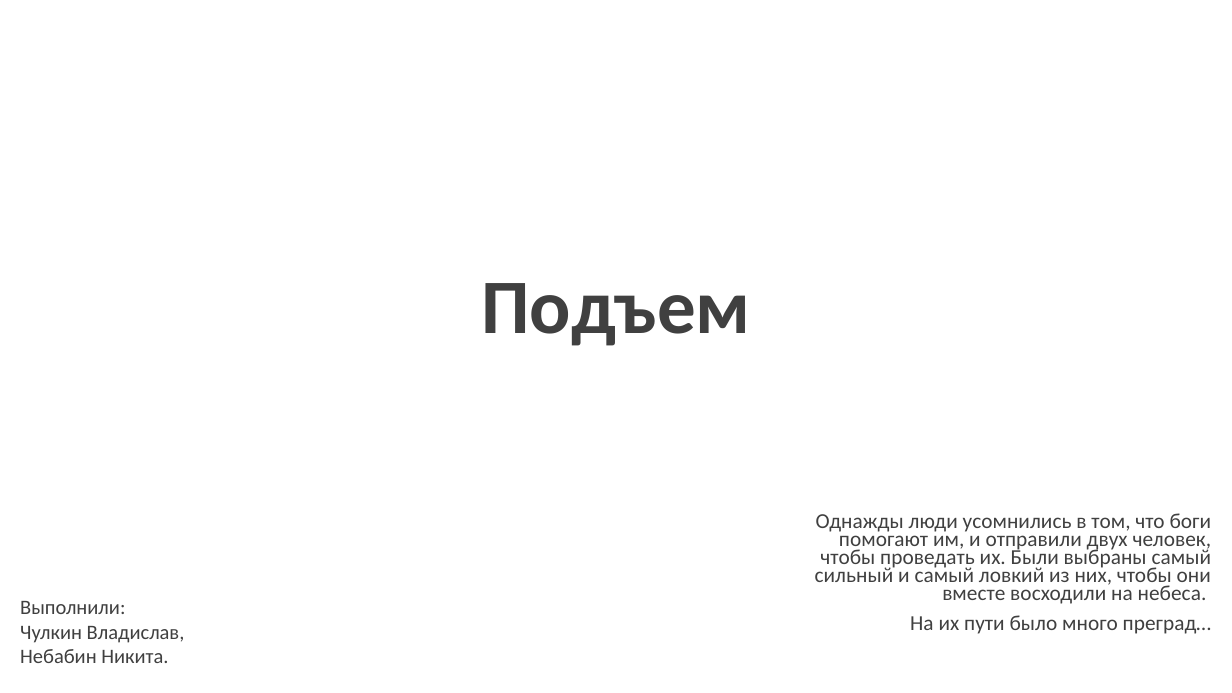
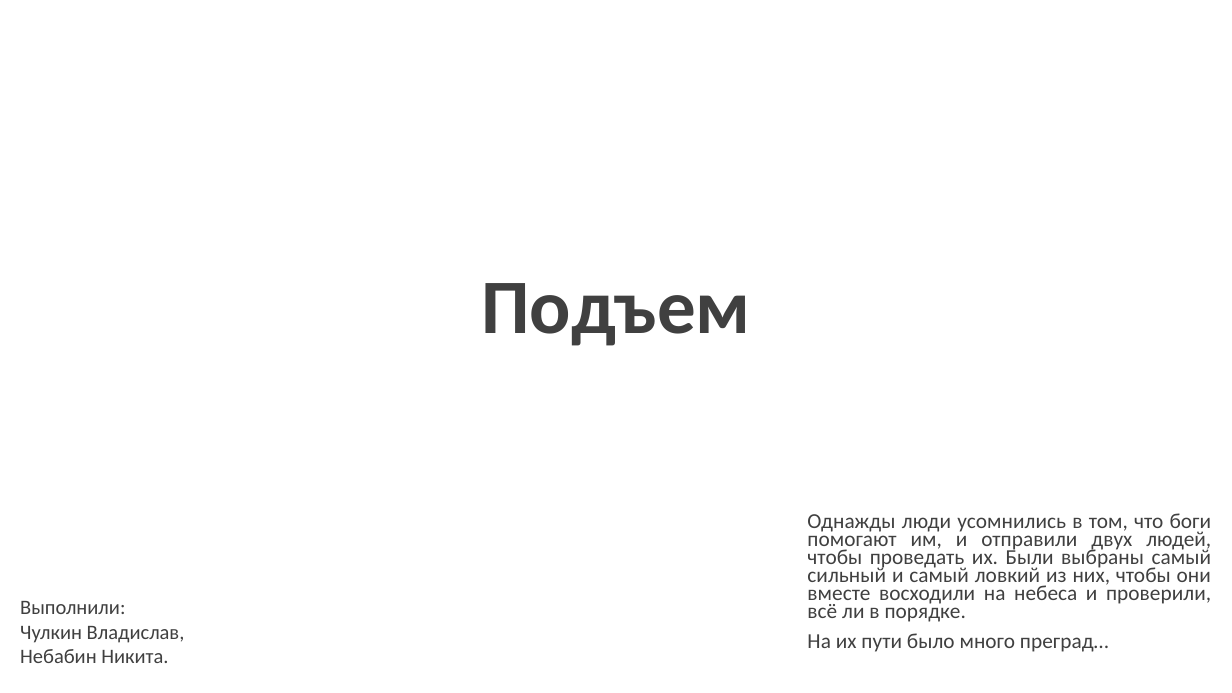
Before and after one commit to VladZuykin/YL_project, a slide deck: slide 1 of Подъем.pptx. Drawn at 1232x693 pixels with LibreOffice and Linux fonts; fonts in the diff are those of the drawing. Boxes give left, top, right and bottom in pixels: in the first picture for what was removed or moved away, otherwise in the second. Text is boxed around its words. In the diff, an @@ line names an element or a change of style, - is before the commit and + after.

```diff
--- a/Подъем.pptx
+++ b/Подъем.pptx
@@ subtitle at <box>807,513,1212,622</box>: text changed @@
-Однажды люди усомнились в том, что боги помогают им, и отправили двух человек, чтобы проведать их. Были выбраны самый сильный и самый ловкий из них, чтобы они вместе восходили на небеса.
+Однажды люди усомнились в том, что боги помогают им, и отправили двух людей, чтобы проведать их. Были выбраны самый сильный и самый ловкий из них, чтобы они вместе восходили на небеса и проверили, всё ли в порядке.
@@ subtitle at <box>807,633,1109,652</box>: alignment right to justified @@
```
Also in this commit, not shown: 2 other slides changed, 1 slide added, 3 other files.
